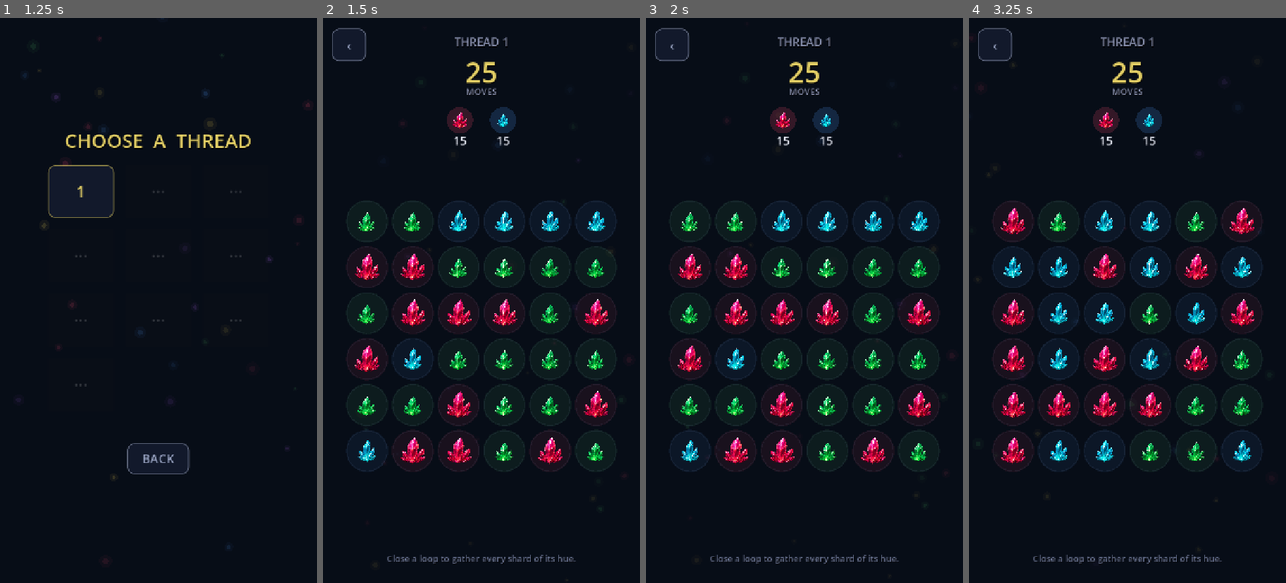
Above: before the commit, frames 1-4 (left to right).
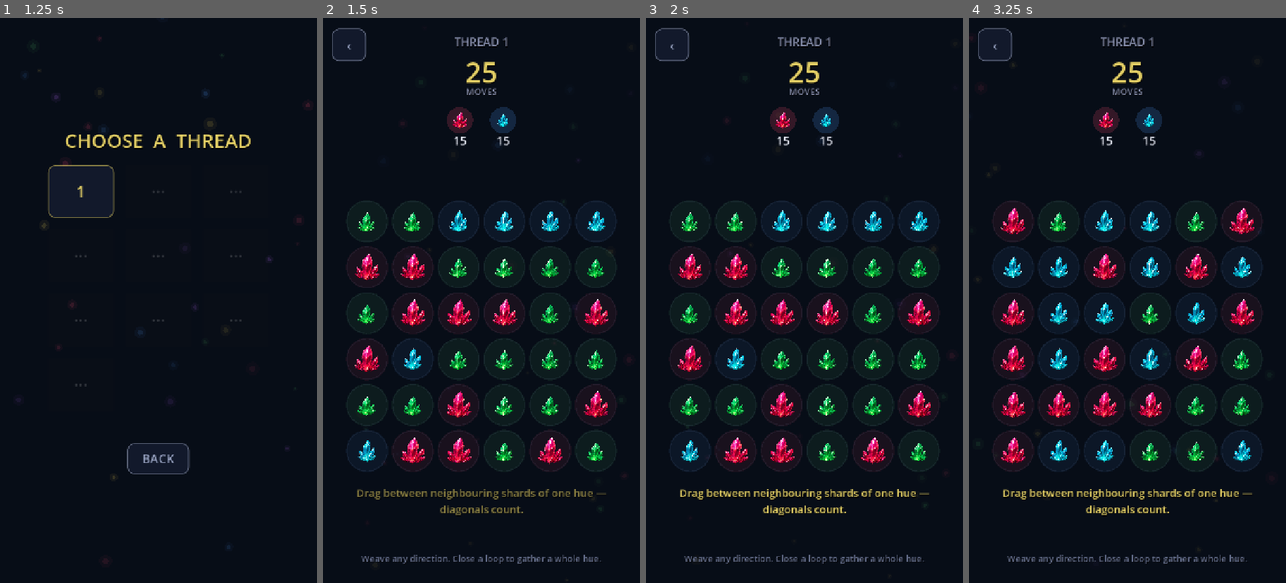
Above: after the commit, the same moments.

Repository: humeurworld-hash/fuse-drift
Game: Godot game, scene res://scenes/Menu.tscn
Two runs of this game, one before a commit and one after it. Both use one fixed random seed, a clock stepped at 60 frames per second and the inputs below.
Inputs:
- Up to frame 1 (1.25 s): click "WEAVE" at 0.5 s
- Up to frame 2 (1.5 s): click "1" at 1.25 s
- Up to frame 3 (2 s): no input
- Up to frame 4 (3.25 s): click "‹" at 2 s; click "1" at 2.75 s

Frame 1 is identical in both runs. In frame 2, 1.2% of the frame differs, in the area x 10-90%, y 83-97%; in frame 3, 1.3%; in frame 4, 1.3%.

Commit message:
Add diagonal weaving and Grindstone-style hue switching through resonances
Mirrors the echoveil-dots/ subfolder branch: 8-way threads with a
minimum-loop guard, resonant shards as a true colour switch, per-segment
thread colouring, and chain-formed resonances.

Co-Authored-By: Claude Opus 5 <noreply@anthropic.com>
Claude-Session: https://claude.ai/code/session_01GbJ5FdcyKN2fnKv4j382Ur

Diff:
--- a/scripts/game.gd
+++ b/scripts/game.gd
@@ -38,6 +38,10 @@
 var res_chance := 0.0    # chance a spawned shard is resonant
 var echo_count := 0      # echo shards maintained on the board
 var thread_color := -1   # hue of the current thread (-1 = only resonants so far)
+var switch_armed := false  # last woven shard was resonant: next may be any hue
+
+const MIN_LOOP := 4          # distinct shards needed to close a loop
+const CHAIN_RESONANT := 8    # chain this long and a new resonant shard forms
 
 var board_origin := Vector2.ZERO   # centre of the top-left cell
 var grid: Array = []               # grid[col][row] -> MourkDot or null (row 0 = top)
@@ -210,7 +214,7 @@
 	dragging = true
 	loop_closed = false
 	path = [cell]
-	thread_color = -1 if d.resonant else d.color_idx
+	_recompute_thread()
 	drag_pos = pos
 	d.bump()
 	line_layer.queue_redraw()
@@ -225,17 +229,23 @@
 		var last: Vector2i = path[path.size() - 1]
 		if cell != last:
 			if path.size() >= 2 and cell == path[path.size() - 2]:
-				# Backtrack: unweave the last mote.
+				# Backtrack: unweave the last shard.
 				path.pop_back()
 				loop_closed = _path_has_repeat()
+				_recompute_thread()
 			elif not loop_closed and _adjacent(cell, last):
 				var d: MourkDot = _dot_at(cell)
-				if d != null and not d.veiled \
-					and (d.resonant or thread_color < 0 or d.color_idx == thread_color):
-					if not d.resonant and thread_color < 0:
-						thread_color = d.color_idx
-					var closes := path.has(cell)
+				if d != null and not d.veiled and _may_weave(d):
+					# Closing a loop needs MIN_LOOP distinct shards. Without
+					# this, diagonals would let three shards in an L close a
+					# loop — and a loop clears the entire hue.
+					var idx := path.find(cell)
+					var closes := idx >= 0
+					if closes and path.size() - idx < MIN_LOOP:
+						line_layer.queue_redraw()
+						return
 					path.append(cell)
+					_recompute_thread()
 					d.bump()
 					if closes:
 						loop_closed = true
@@ -309,6 +319,10 @@
 	_tick_echoes()
 	_maintain_echoes()
 
+	# A long enough chain condenses a new resonance out of the gathered Mourk.
+	if res_chance > 0.0 and cells.size() >= CHAIN_RESONANT:
+		_form_resonant()
+
 	if exposure_max > 0 and exposure >= exposure_max:
 		await _canvas_scan()
 
@@ -319,6 +333,23 @@
 	else:
 		_ensure_move_exists()
 		busy = false
+
+
+func _form_resonant() -> void:
+	var candidates: Array = []
+	for c in COLS:
+		for r in ROWS:
+			var d: MourkDot = grid[c][r]
+			if d != null and not d.veiled and not d.resonant and d.echo_timer <= 0:
+				candidates.append(d)
+	if candidates.is_empty():
+		return
+	var d: MourkDot = candidates[randi() % candidates.size()]
+	d.resonant = true
+	d.queue_redraw()
+	d.bump()
+	_show_banner("RESONANCE", 1.2, Color(0.92, 0.94, 1.0), 32,
+		board_origin.y + (ROWS - 1) * CELL * 0.5 - 24.0)
 
 
 func _tick_echoes() -> void:
@@ -420,7 +451,7 @@
 			var d: MourkDot = grid[c][r]
 			if d == null or d.veiled:
 				continue
-			for n in [Vector2i(c + 1, r), Vector2i(c, r + 1)]:
+			for n in _neighbours(Vector2i(c, r)):
 				var nd: MourkDot = _dot_at(n)
 				if nd != null and not nd.veiled \
 					and (nd.resonant or d.resonant or nd.color_idx == d.color_idx):
@@ -485,7 +516,7 @@
 		exposure_bar.custom_minimum_size = Vector2(0, 46)
 		hud.add_child(exposure_bar)
 
-	var hint := UIH.make_label("Close a loop to gather every shard of its hue.", 20, Color(0.42, 0.46, 0.58))
+	var hint := UIH.make_label("Weave any direction. Close a loop to gather a whole hue.", 20, Color(0.42, 0.46, 0.58))
 	hint.set_anchors_preset(Control.PRESET_BOTTOM_WIDE)
 	hint.position.y = -70
 	hud.add_child(hint)
@@ -623,14 +654,44 @@
 
 
 func _adjacent(a: Vector2i, b: Vector2i) -> bool:
-	return absi(a.x - b.x) + absi(a.y - b.y) == 1
+	# 8-way: threads may run diagonally.
+	var dx := absi(a.x - b.x)
+	var dy := absi(a.y - b.y)
+	return maxi(dx, dy) == 1 and (dx + dy) > 0
 
 
 func _neighbours(cell: Vector2i) -> Array[Vector2i]:
-	return [
-		Vector2i(cell.x + 1, cell.y), Vector2i(cell.x - 1, cell.y),
-		Vector2i(cell.x, cell.y + 1), Vector2i(cell.x, cell.y - 1),
-	]
+	var out: Array[Vector2i] = []
+	for dx in [-1, 0, 1]:
+		for dy in [-1, 0, 1]:
+			if dx != 0 or dy != 0:
+				out.append(Vector2i(cell.x + dx, cell.y + dy))
+	return out
+
+
+func _may_weave(d: MourkDot) -> bool:
+	# Resonant shards always join. A normal shard joins if it matches the
+	# thread's hue, starts it, or follows a resonant — which lets the thread
+	# switch hue and keep going.
+	if d.resonant:
+		return true
+	return thread_color < 0 or d.color_idx == thread_color or switch_armed
+
+
+func _recompute_thread() -> void:
+	# Derive thread hue and switch state from the path, so backtracking
+	# restores the previous state for free.
+	thread_color = -1
+	switch_armed = false
+	for cell in path:
+		var d: MourkDot = _dot_at(cell)
+		if d == null:
+			continue
+		if d.resonant:
+			switch_armed = true
+		else:
+			thread_color = d.color_idx
+			switch_armed = false
 
 
 func _path_has_repeat() -> bool:
@@ -660,29 +721,52 @@
 	func _init(p_game) -> void:
 		game = p_game
 
+	const RESONANT_COL := Color(0.92, 0.94, 1.0)
+
 	func _draw() -> void:
 		if game.path.is_empty():
 			return
-		var col: Color
-		if game.thread_color >= 0:
-			col = G.DOT_COLORS[game.thread_color].lightened(0.2)
-		else:
-			col = Color(0.92, 0.94, 1.0)   # all-resonant thread
-
+		# Per-point hue: the thread is drawn segment by segment so a switch
+		# through a resonance is visible as the colour changing mid-thread.
 		var pts := PackedVector2Array()
+		var cols: Array[Color] = []
+		var cur := -1
 		for cell in game.path:
 			pts.append(game._cell_pos(cell))
+			var d = game._dot_at(cell)
+			if d == null:
+				cols.append(RESONANT_COL)
+			elif d.resonant:
+				cols.append(RESONANT_COL)
+			else:
+				cur = d.color_idx
+				cols.append(G.DOT_COLORS[cur].lightened(0.2))
 		if game.dragging:
 			pts.append(game.drag_pos)
-		if pts.size() >= 2:
-			# Woven thread: wide soft aura + bright core.
-			var aura := col
-			aura.a = 0.35 if game.loop_closed else 0.22
-			draw_polyline(pts, aura, 26.0, true)
-			col.a = 0.95 if game.loop_closed else 0.8
-			draw_polyline(pts, col, 8.0, true)
-		for p in pts:
-			draw_circle(p, 6.0, col)
+			cols.append(RESONANT_COL if game.switch_armed or cur < 0
+				else G.DOT_COLORS[cur].lightened(0.2))
+
+		var core_a := 0.95 if game.loop_closed else 0.8
+		var aura_a := 0.35 if game.loop_closed else 0.22
+		for i in range(pts.size() - 1):
+			var seg := PackedVector2Array([pts[i], pts[i + 1]])
+			var c: Color = cols[i + 1]
+			var aura := c
+			aura.a = aura_a
+			draw_polyline(seg, aura, 26.0, true)
+			c.a = core_a
+			draw_polyline(seg, c, 8.0, true)
+		for i in pts.size():
+			draw_circle(pts[i], 6.0, cols[i])
+		# Live chain counter beside the thread's head — long chains form a
+		# resonance, so the player needs to see the count climbing.
+		if game.path.size() >= 3:
+			var head: Vector2 = pts[pts.size() - 1]
+			var label := str(game.path.size())
+			if game.path.size() >= game.CHAIN_RESONANT:
+				label += "  ✦"
+			draw_string(ThemeDB.fallback_font, head + Vector2(20, -18), label,
+				HORIZONTAL_ALIGNMENT_LEFT, -1, 30, Color(1, 1, 1, 0.92))
 
 
 class ScanSweep extends Node2D:
--- a/scripts/global.gd
+++ b/scripts/global.gd
@@ -40,7 +40,8 @@
 #   note      — one-line banner shown at level start when something is new
 const LEVELS := [
 	{ "moves": 25, "colors": 3, "goals": { 0: 15, 1: 15 },                       "veils": 0,
-		"exposure": 0,  "resonance": 0.0,  "echo": 0 },
+		"exposure": 0,  "resonance": 0.0,  "echo": 0,
+		"note": "Drag between neighbouring shards of one hue — diagonals count." },
 	{ "moves": 24, "colors": 3, "goals": { 0: 14, 1: 14, 2: 14 },                "veils": 0,
 		"exposure": 30, "resonance": 0.0,  "echo": 0,
 		"note": "The Canvas is watching. Gathering raises Exposure — loops spike it." },
@@ -48,7 +49,7 @@
 		"exposure": 30, "resonance": 0.0,  "echo": 0 },
 	{ "moves": 22, "colors": 4, "goals": { 0: 13, 1: 13, 2: 13, 3: 13 },         "veils": 0,
 		"exposure": 28, "resonance": 0.06, "echo": 0,
-		"note": "A resonance. Resonant shards join any thread." },
+		"note": "A resonance. Weave through one and your thread can change hue and keep going." },
 	{ "moves": 22, "colors": 4, "goals": { 1: 20 },                              "veils": 4,
 		"exposure": 28, "resonance": 0.06, "echo": 0,
 		"note": "Veiled shards can't be woven. Gather beside them to lift the veil." },
--- a/test_smoke.gd
+++ b/test_smoke.gd
@@ -126,12 +126,15 @@
 	var pair3 := _find_pair(game)
 	_check(not pair3.is_empty(), "found a pair for exposure test")
 	var veiled_before := _count_veiled(game)
-	var lifted := 0
+	# Distinct veils only: with 8-way neighbours the woven cells share
+	# neighbours, and the board unveils each shard exactly once.
+	var lifted_cells := {}
 	for cell in pair3:
 		for n in game._neighbours(cell):
 			var nd = game._dot_at(n)
 			if nd != null and nd.veiled:
-				lifted += 1
+				lifted_cells[n] = true
+	var lifted: int = lifted_cells.size()
 	await game._resolve(pair3, game._dot_at(pair3[0]).color_idx)
 	_check(game.exposure == 0, "canvas scan fired and reset exposure")
 	var expect: int = veiled_before - lifted + game.SCAN_VEILS
@@ -177,7 +180,64 @@
 		await get_tree().process_frame
 	_check(game.moves_left <= moves_before3 - 1 + 1, "resonant weave resolved")
 
+	# Diagonal adjacency + the minimum-loop guard.
+	_check(game._adjacent(Vector2i(2, 2), Vector2i(3, 3)), "diagonal cells are adjacent")
+	_check(game._adjacent(Vector2i(2, 2), Vector2i(3, 2)), "orthogonal cells are adjacent")
+	_check(not game._adjacent(Vector2i(2, 2), Vector2i(4, 4)), "distant cells are not adjacent")
+	_check(not game._adjacent(Vector2i(2, 2), Vector2i(2, 2)), "a cell is not adjacent to itself")
+	_check(game._neighbours(Vector2i(2, 2)).size() == 8, "a cell has 8 neighbours")
+
+	# Force a uniform patch, then verify a 3-shard diagonal L cannot close a
+	# loop but a 4-shard square can.
+	for c in 4:
+		for r in 4:
+			var dd = game.grid[c][r]
+			dd.veiled = false
+			dd.resonant = false
+			dd.echo_timer = 0
+			dd.color_idx = 0
+			dd.queue_redraw()
+	game.busy = false
+	game.game_over = false
+	_weave(game, [Vector2i(0, 0), Vector2i(1, 0), Vector2i(1, 1), Vector2i(0, 0)])
+	_check(not game.loop_closed, "3-shard diagonal L cannot close a loop")
+	_check(game.path.size() == 3, "rejected close left the path intact (%d)" % game.path.size())
+	game.dragging = false
+	game.path.clear()
+	game.loop_closed = false
+
+	_weave(game, [Vector2i(0, 0), Vector2i(1, 0), Vector2i(1, 1), Vector2i(0, 1), Vector2i(0, 0)])
+	_check(game.loop_closed, "4-shard square closes a loop")
+	game.dragging = false
+	game.path.clear()
+	game.loop_closed = false
+
+	# Colour switching through a resonant shard (the Grindstone move).
+	game.grid[0][0].color_idx = 0
+	game.grid[1][0].resonant = true
+	game.grid[1][0].queue_redraw()
+	game.grid[2][0].color_idx = 2
+	game.grid[2][0].queue_redraw()
+	_weave(game, [Vector2i(0, 0), Vector2i(1, 0)])
+	_check(game.switch_armed, "resonant shard arms a hue switch")
+	_weave(game, [Vector2i(2, 0)], false)
+	_check(game.path.size() == 3, "thread continues into a new hue (%d)" % game.path.size())
+	_check(game.thread_color == 2, "thread hue switched to the new shard (%d)" % game.thread_color)
+	_check(not game.switch_armed, "switch is spent after use")
+	# ...and a second mismatched hue in a row is refused.
+	game.grid[3][0].color_idx = 3
+	game.grid[3][0].resonant = false
+	game.grid[3][0].queue_redraw()
+	_weave(game, [Vector2i(3, 0)], false)
+	_check(game.path.size() == 3, "a second hue change without a resonance is refused")
+	# Backtracking restores the pre-switch hue.
+	_weave(game, [Vector2i(1, 0)], false)
+	_check(game.switch_armed, "backtracking onto the resonance re-arms the switch")
+	game.dragging = false
+	game.path.clear()
+
 	# Win/lose paths build their panels without erroring.
+	game.game_over = false
 	game._finish(false)
 	await get_tree().process_frame
 	game.queue_free()
@@ -209,6 +269,17 @@
 	else:
 		fails += 1
 		printerr("  FAIL: " + what)
+
+
+func _weave(g, cells: Array, start := true) -> void:
+	# Drive the board's drag handlers directly with board coordinates.
+	var i := 0
+	for cell in cells:
+		if start and i == 0:
+			g._start_drag(g._cell_pos(cell))
+		else:
+			g._update_drag(g._cell_pos(cell))
+		i += 1
 
 
 func _find_pair(g) -> Array:
Not shown, changed: README.md
